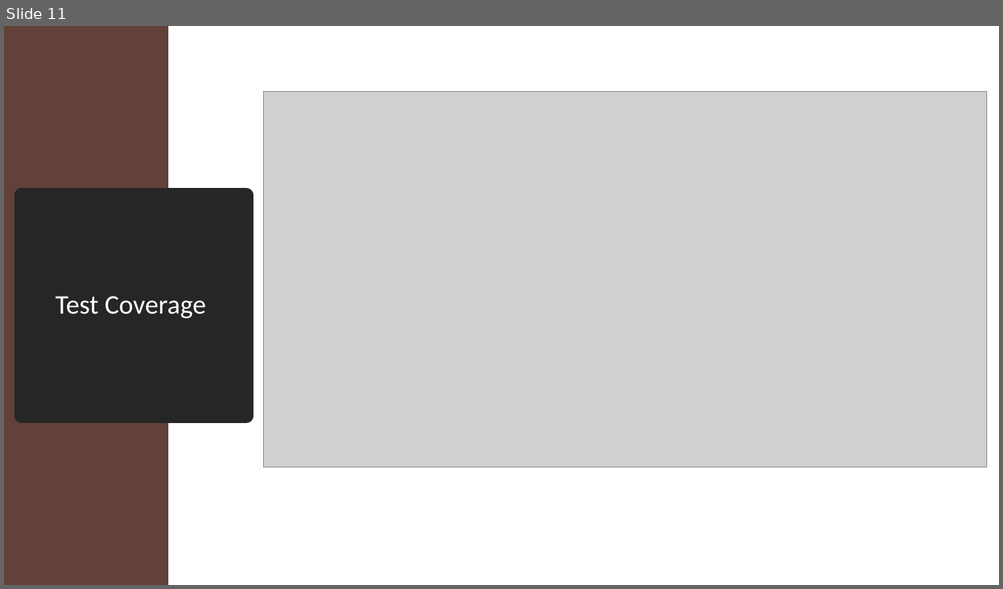
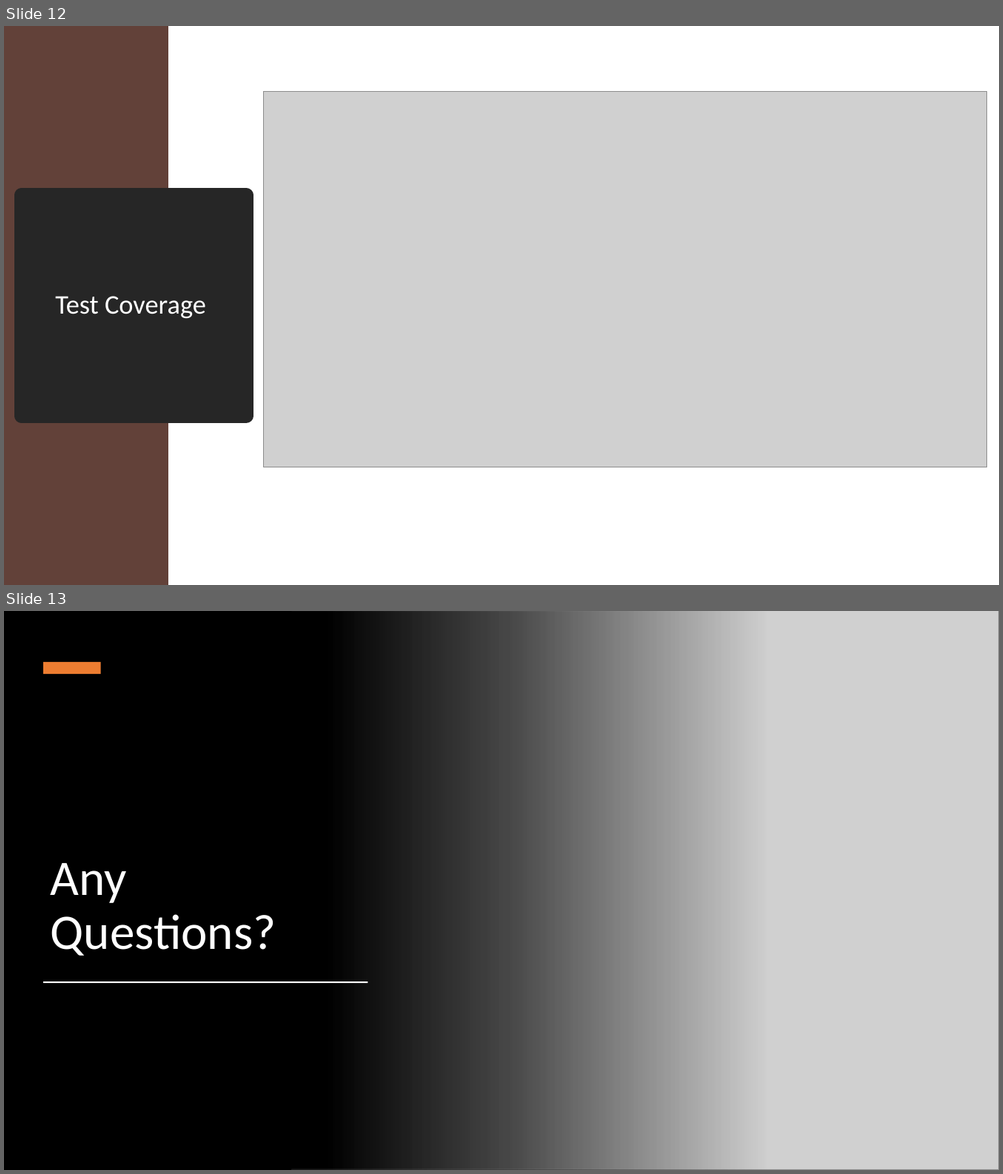
Before and after one commit to Ridwan-Kawsar/IMS-22EnableMay2, a slide deck: Documentation/IMS Presentation.pptx. Shown one above the other, each under a label of ours: slide 11 before the commit, slides 12 and 13 after it. The pictures are 1003x589 and 1003x1174 pixels, drawn with LibreOffice and Linux fonts; fonts in the diff are those of the drawing; grey boxes stand for pictures. Boxes give left, top, right and bottom in pixels: in the first picture for what was removed or moved away, otherwise in the second. Text is boxed around its words. In the diff, an @@ line names an element or a change of style, - is before the commit and + after.

```diff
--- a/Documentation/IMS Presentation.pptx
+++ b/Documentation/IMS Presentation.pptx
@@ slide 13 added at [4, 611, 999, 1170], background #000000 @@
@@ rectangle added at [4, 611, 765, 1170], fill gradient #000000 @@
@@ picture added at [291, 611, 999, 1170] @@
@@ rectangle added at [43, 662, 101, 674], fill #ED7D31 @@
@@ title added at [51, 863, 276, 956], 48 pt, text #FFFFFF @@
+Any Questions?
@@ rectangle added at [43, 982, 368, 983], fill #FFFFFF @@
@@ what was slide 11 is now slide 12 @@
```
Also in this commit, not shown: 1 slide changed, 1 other slide added.
